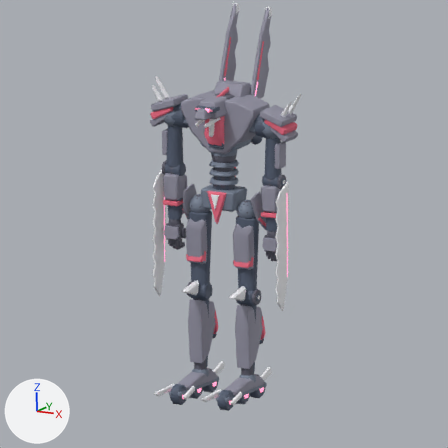
What one commit did to the Blender file art/blender/roster/razor-production.blend.
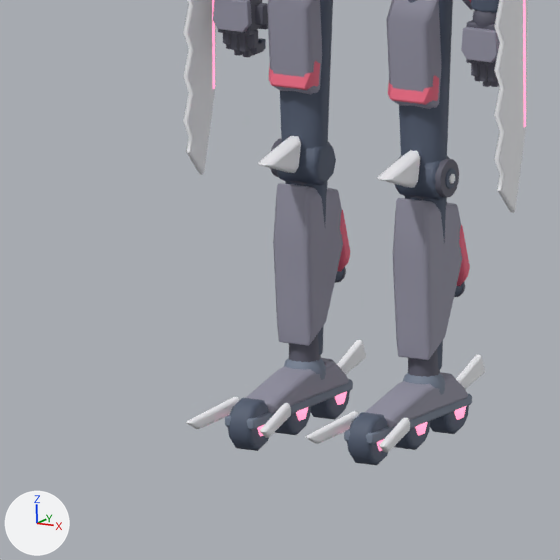
The first picture shows the older version from the file's camera 'Review camera.002'. The close-ups show the older and then the newer version on the part from 18% to 67% of the width and 51% to 100% of the height of that picture. Only the edits that show in the close-ups are written down. Every picture has the same lights, and +X, +Y and +Z are marked at lower left.

Before the edit, the objects in view are built like this:
```python
ob_hand___dorsal_armor_005 = bpy.data.objects.new('Hand / dorsal armor.005', me_hand___dorsal_armor_113)
ob_hand___dorsal_armor_005.parent = ob_jnt___wrr_002
ob_hand___dorsal_armor_005.location = (0.0, 0.0, 0.0)
ob_razor___kneel___t___113 = bpy.data.objects.new('razor / kneeL / T / 113', me_razor___kneel___t___113_004)
ob_razor___kneel___t___113.parent = ob_jnt___kneel_002
ob_razor___kneel___t___113.location = (0.0, 0.0, 0.0)
ob_razor___kneer___t___136 = bpy.data.objects.new('razor / kneeR / T / 136', me_razor___kneer___t___136_004)
ob_razor___kneer___t___136.parent = ob_jnt___kneer_002
ob_razor___kneer___t___136.location = (0.0, 0.0, 0.0)
ob_razor___sculpted_kneel___115 = bpy.data.objects.new('razor / sculpted kneeL / 115', me_razor___sculpted_kneel___115_004)
ob_razor___sculpted_kneel___115.parent = ob_jnt___kneel_002
ob_razor___sculpted_kneel___115.location = (0.0, 0.0, 0.0)
ob_razor___sculpted_kneer___138 = bpy.data.objects.new('razor / sculpted kneeR / 138', me_razor___sculpted_kneer___138_004)
ob_razor___sculpted_kneer___138.parent = ob_jnt___kneer_002
ob_razor___sculpted_kneer___138.location = (0.0, 0.0, 0.0)
# also in view: 'razor / hipL / S / 122' at (0.72, -0.23, 3.92); 'razor / ankleR / P / 124' at (-0.72, -0.22, 0.53); 'razor / hipL / D / 120' at (0.72, 0.0, 4.03); 'razor / ankleL / D / 108' at (0.72, -1.2, 0.28); 'razor / ankleR / K / 128' at (-0.72, -0.35, 0.34)
```
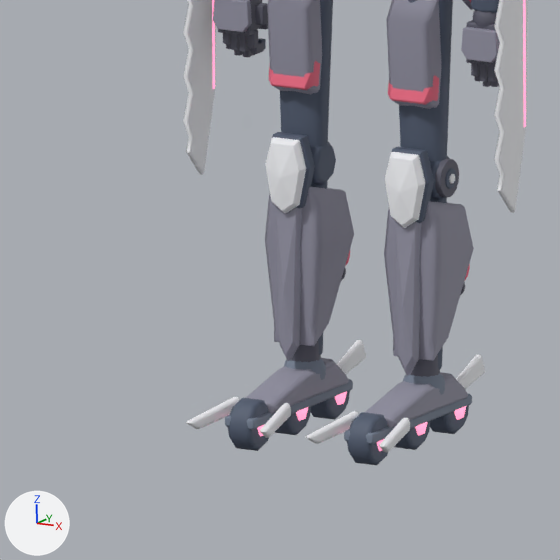
Boxes [x1, y1, x2, y2] around the edits, measured in the close-ups (560 x 560 px):
'razor / sculpted kneeL / 115', reshaped (30% wider): before [393, 198, 462, 360]; after [384, 201, 474, 361]
'razor / sculpted kneeR / 138', reshaped (27% wider): before [273, 183, 343, 346]; after [265, 187, 354, 346]
'Razor / greave keel', added: after [395, 220, 422, 376]
'Razor / greave keel.001', added: after [276, 206, 303, 361]
'Sheet / knee shield.005', added: after [265, 137, 306, 213]
'Sheet / knee shield.004', added: after [385, 152, 425, 228]
'razor / kneeR / T / 136', deleted: before [258, 136, 301, 173]
'razor / kneeL / T / 113', deleted: before [377, 150, 420, 188]
'Sheet / knee socket.005', added (dark blue): after [272, 132, 315, 214]
'Sheet / knee socket.004', added (dark blue): after [392, 147, 434, 227]

Edits to the bpy script that builds the scene:
```text
Change me_razor___sculpted_kneel___115_004:
    used by ob_razor___sculpted_kneel___115; parent = ob_jnt___kneel_002; location = (0.0, 0.0, 0.0)
    remove me_razor___sculpted_kneel___115_004.from_pydata(...)  # 28 vertices, 31 faces; spans x -0.23..0.23, y -0.34..0.55, z -1.95..-0.2
    add me_razor___sculpted_kneel___115_004.from_pydata(...)  # 28 vertices, 31 faces; spans x -0.35..0.35, y -0.34..0.55, z -1.95..-0.2
    me_razor___sculpted_kneel___115_004 part 1: 28 of 28 vertices moved; they spanned x -0.23..0.23, y -0.34..0.55, z -1.95..-0.2 and now span x -0.35..0.35, y -0.34..0.55, z -1.95..-0.2; mean shift (0.0, 0.0, 0.0)
Change me_razor___sculpted_kneer___138_004:
    used by ob_razor___sculpted_kneer___138; parent = ob_jnt___kneer_002; location = (0.0, 0.0, 0.0)
    remove me_razor___sculpted_kneer___138_004.from_pydata(...)  # 28 vertices, 31 faces; spans x -0.23..0.23, y -0.34..0.55, z -1.95..-0.2
    add me_razor___sculpted_kneer___138_004.from_pydata(...)  # 28 vertices, 31 faces; spans x -0.35..0.35, y -0.34..0.55, z -1.95..-0.2
    me_razor___sculpted_kneer___138_004 part 2: 28 of 28 vertices moved; they spanned x -0.23..0.23, y -0.34..0.55, z -1.95..-0.2 and now span x -0.35..0.35, y -0.34..0.55, z -1.95..-0.2; mean shift (0.0, 0.0, 0.0)
Remove ob_razor___kneel___t___113:
    ob_razor___kneel___t___113 = bpy.data.objects.new('razor / kneeL / T / 113', me_razor___kneel___t___113_004)
Remove ob_razor___kneer___t___136:
    ob_razor___kneer___t___136 = bpy.data.objects.new('razor / kneeR / T / 136', me_razor___kneer___t___136_004)
Add ob_razor___greave_keel_001:
    ob_razor___greave_keel_001 = bpy.data.objects.new('Razor / greave keel.001', me_razor___greave_keel_003)  # 16 vertices, 16 faces; spans x -0.15..0.15, y -0.47..-0.29, z -2.11..-0.32; in mat_razor___p_004 (grey #9493a4); modifiers BEVEL, WEIGHTED_NORMAL
    ob_razor___greave_keel_001.parent = ob_jnt___kneer_002
    ob_razor___greave_keel_001.location = (0.0, 0.0, 0.0)
Add ob_sheet___knee_shield_005:
    ob_sheet___knee_shield_005 = bpy.data.objects.new('Sheet / knee shield.005', me_sheet___knee_shield_019)  # 22 vertices, 22 faces; spans x -0.24..0.24, y -0.543..-0.313, z -0.49..0.32; in mat_razor___t_004 (white #f4f5f8); modifiers BEVEL, WEIGHTED_NORMAL
    ob_sheet___knee_shield_005.parent = ob_jnt___kneer_002
    ob_sheet___knee_shield_005.location = (0.0, 0.0, 0.0)
Add ob_sheet___knee_socket_005:
    ob_sheet___knee_socket_005 = bpy.data.objects.new('Sheet / knee socket.005', me_sheet___knee_socket_019)  # 22 vertices, 22 faces; spans x -0.264..0.264, y -0.448..-0.253, z -0.529..0.346; in mat_razor___d_004 (dark blue #515c70); modifiers BEVEL, WEIGHTED_NORMAL
    ob_sheet___knee_socket_005.parent = ob_jnt___kneer_002
    ob_sheet___knee_socket_005.location = (0.0, 0.0, 0.0)
Add ob_razor___greave_keel:
    ob_razor___greave_keel = bpy.data.objects.new('Razor / greave keel', me_razor___greave_keel_003.copy())  # modifiers BEVEL, WEIGHTED_NORMAL
    ob_razor___greave_keel.parent = ob_jnt___kneel_002
    ob_razor___greave_keel.location = (0.0, 0.0, 0.0)
Add ob_sheet___knee_shield_004:
    ob_sheet___knee_shield_004 = bpy.data.objects.new('Sheet / knee shield.004', me_sheet___knee_shield_019.copy())  # modifiers BEVEL, WEIGHTED_NORMAL
    ob_sheet___knee_shield_004.parent = ob_jnt___kneel_002
    ob_sheet___knee_shield_004.location = (0.0, 0.0, 0.0)
Add ob_sheet___knee_socket_004:
    ob_sheet___knee_socket_004 = bpy.data.objects.new('Sheet / knee socket.004', me_sheet___knee_socket_019.copy())  # modifiers BEVEL, WEIGHTED_NORMAL
    ob_sheet___knee_socket_004.parent = ob_jnt___kneel_002
    ob_sheet___knee_socket_004.location = (0.0, 0.0, 0.0)
```
